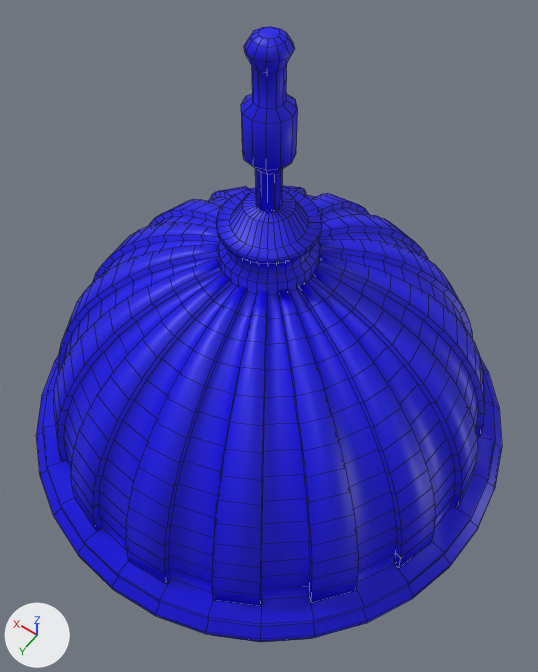
What one commit did to the FBX model Assets/Project/Art/Environment/Kit Jardins/SM_Dome_Jardin.fbx.
The view is the same before and after, from a 50 mm camera at (-31.99, 36.13, 30.6) aimed at (-27.43, 29.74, 20.57). The axes (+X, +Y, +Z) are drawn at lower left. The lights are the same throughout. Mesh edges are drawn as thin lines. Where no turn or scale is listed for an object, it has been applied to the vertices.

Script lines for the objects in view, before the commit:
```python
me_sm_dome_jardin = bpy.data.meshes.new('SM_Dome_Jardin')
me_sm_dome_jardin.from_pydata(...)  # 1486 vertices, 1505 faces; spans x -0.82..8.79, y -4.8..4.8, z 0.03..9.13
me_sm_dome_jardin.materials.append(mat_material_008)  # blue #0900e7
ob_sm_dome_jardin = bpy.data.objects.new('SM_Dome_Jardin', me_sm_dome_jardin)
ob_sm_dome_jardin.location = (-31.0, 29.16, 16.55)
```
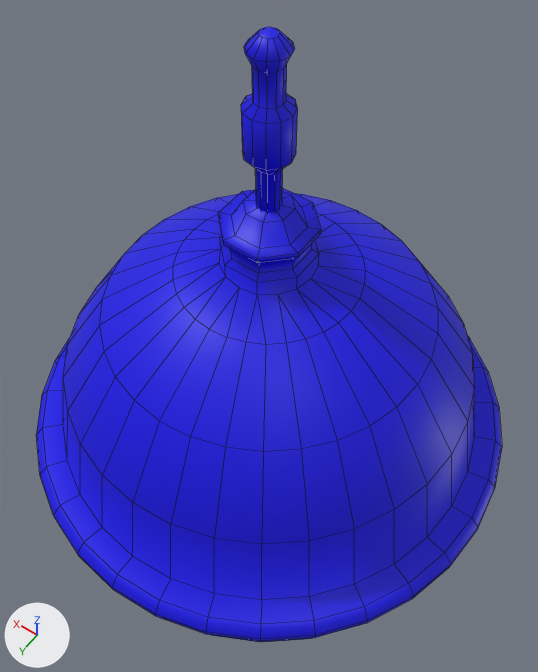
The change, as a diff of the scene's bpy script:
```diff
--- a/Assets/Project/Art/Environment/Kit Jardins/SM_Dome_Jardin.fbx.py
+++ b/Assets/Project/Art/Environment/Kit Jardins/SM_Dome_Jardin.fbx.py
@@ me_sm_dome_jardin @@
 # used by ob_sm_dome_jardin; location = (-31.0, 29.16, 16.55)
-me_sm_dome_jardin.from_pydata(...)  # 1486 vertices, 1505 faces; spans x -0.82..8.79, y -4.8..4.8, z 0.03..9.13
+me_sm_dome_jardin.from_pydata(...)  # 458 vertices, 469 faces; spans x -0.82..8.79, y -4.8..4.8, z 0.03..9.13
+# me_sm_dome_jardin part 1: 1016 vertices removed from x -0.63..8.6, y -4.62..4.62, z 0.95..6.34
+# me_sm_dome_jardin part 2: 12 vertices removed from x 3.75..4.22, y -0.23..0.23, z 9.08
 me_sm_dome_jardin.materials.append(mat_material_008)
```

Pixel boxes [x1, y1, x2, y2] of what changed, in the pictures (538 x 672 px):
'SM_Dome_Jardin', reshaped: before [36, 26, 502, 642]; after [36, 27, 502, 642]
part 1 of me_sm_dome_jardin, deleted (blue): before [36, 186, 502, 639]
part 2 of me_sm_dome_jardin, deleted (blue): before [244, 26, 295, 62]
